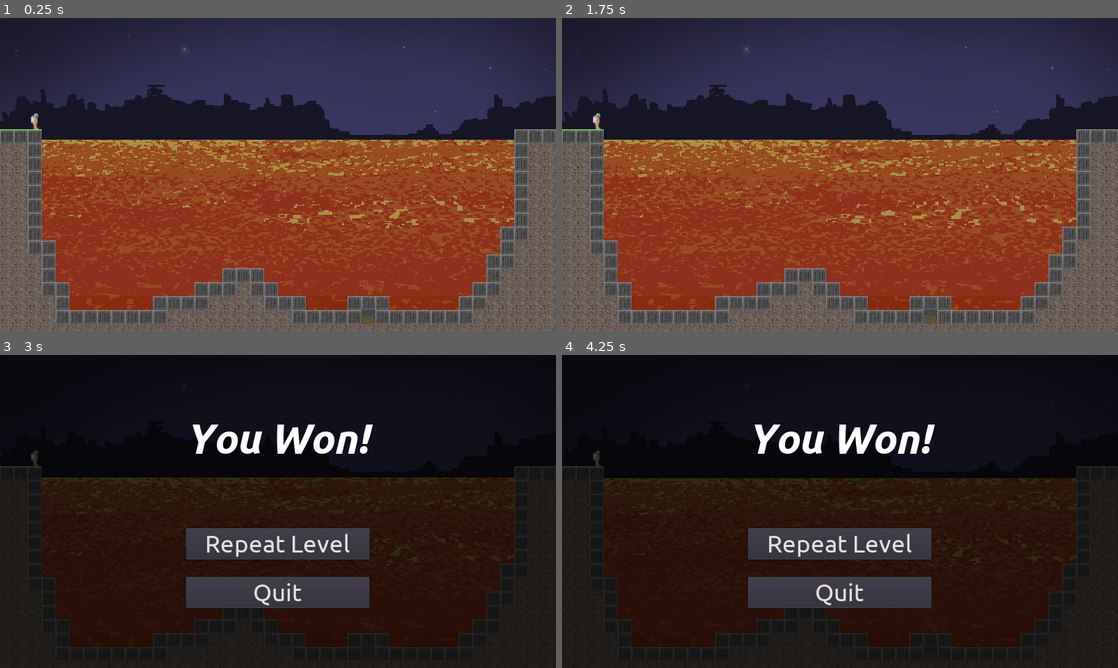
Above: before the commit, frames 1-4 (two rows, left to right).
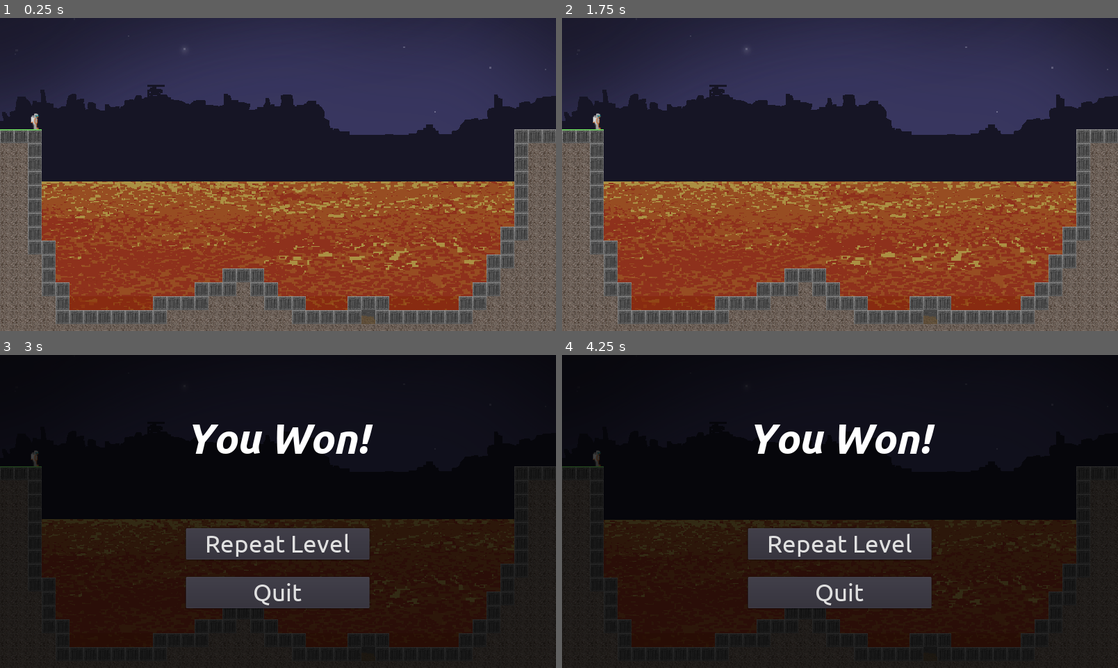
Above: after the commit, the same moments.

Repository: jtuttle/bridger
Game: Godot game, scene res://objects/levels/game/game.tscn
The game is run twice, just before and just after one commit, with the same random seed, the same clock (stepped at 60 frames per second) and the same inputs.
Inputs:
- Up to frame 1 (0.25 s): no input
- Up to frame 2 (1.75 s): hold Escape (bring_up_ui) 0.53-1.25 s; hold Space (drop_piece) 0.53-1.25 s; click "Repeat Level" at 1.25 s
- Up to frame 3 (3 s): tap Up (rotate_clockwise) at 2.1 s; tap Enter at 2.75 s; hold Escape (bring_up_ui) from 2.78 s (still down); hold Down (rotate_counter_clockwise) from 2.78 s (still down)
- Up to frame 4 (4.25 s): keep holding Escape (bring_up_ui); tap Space (drop_piece) at 3.5, 3.6 s; release Down (rotate_counter_clockwise) at 3.53 s

The runs differ from the first frame. In frame 1, 26% of the frame differs, in the area x 7-93%, y 38-94%; in frame 2, 26%; in frame 3, 12%; in frame 4, 12%.

Commit message:
Path fix

Diff:
--- a/objects/levels/game/game.tscn
+++ b/objects/levels/game/game.tscn
@@ -1,8 +1,8 @@
 [gd_scene load_steps=5 format=2]
 
-[ext_resource path="res://objects/UI/win_screen/win_screen.tscn" type="PackedScene" id=1]
-[ext_resource path="res://objects/UI/lose_screen/lose_screen.tscn" type="PackedScene" id=2]
-[ext_resource path="res://objects/levels/level_1/level_1.tscn" type="PackedScene" id=3]
+[ext_resource path="res://objects/levels/level_1/level_1.tscn" type="PackedScene" id=1]
+[ext_resource path="res://objects/UI/win_screen/win_screen.tscn" type="PackedScene" id=2]
+[ext_resource path="res://objects/UI/lose_screen/lose_screen.tscn" type="PackedScene" id=3]
 [ext_resource path="res://objects/levels/level_controller.gd" type="Script" id=4]
 
 [node name="game" type="Node2D"]
--- a/objects/levels/level_controller.gd
+++ b/objects/levels/level_controller.gd
@@ -4,6 +4,8 @@
 const PIECE_INITIAL_Y = 1
 
 const SPEED_UP_FACTOR = 50.0
+
+const PATH_OFFSET = 2
 
 onready var _timer = $timer # piece stepper
 var _timer_delay = 1
@@ -23,7 +25,7 @@
 var _piece_y
 
 #has to be higher than this to be considered for passage
-var _minimum_safe_row = 5 #lower than this row before it is passable
+var _minimum_safe_row = 8 #lower than this row before it is passable
 
 const _level_cols = 40
 
@@ -248,10 +250,10 @@
 				_tile_map.set_cell(_piece_x + x, _piece_y + y, EMPTY_TILE)
 
 func _get_path():
-	var path = [ _column_top(2) ]
+	var path = [ _column_top(PATH_OFFSET) ]
 
 	while path.size() < _level_cols:
-		var next_top = _column_top(path.size())
+		var next_top = _column_top(PATH_OFFSET + path.size())
 
 		if abs(path.back() - next_top) > 1:
 			break
@@ -260,18 +262,15 @@
 
 	return path
 
+func _draw_path(path : PoolIntArray):
+	for col in range(path.size()):
+		_tile_map.set_cell(PATH_OFFSET + col, path[col], PATH_TILE)
 
 func _clear_prev_path():
 	for col in range(_prev_path.size()):
-		_tile_map.set_cell(col, _prev_path[col], PIECE_TILE)
+		_tile_map.set_cell(PATH_OFFSET + col, _prev_path[col], PIECE_TILE)
 
 	_prev_path.clear()
-
-
-#replace the tiles at the array values in columns for the array indices
-func _draw_path(path : PoolIntArray):
-	for col in range(path.size()):
-		_tile_map.set_cell(col, path[col], PATH_TILE)
 
 func _column_top(col : int = 0):
 	var row = 0
Not shown: 2 places in objects/levels/game/game.tscn that only renumber resources
